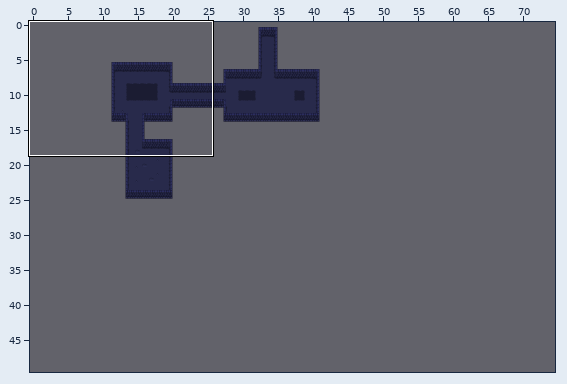
An edit to a level. Tiled map, assets/level.tmx. Above, an overview of the earlier version with the close-up marked.
Close-up. Old version:
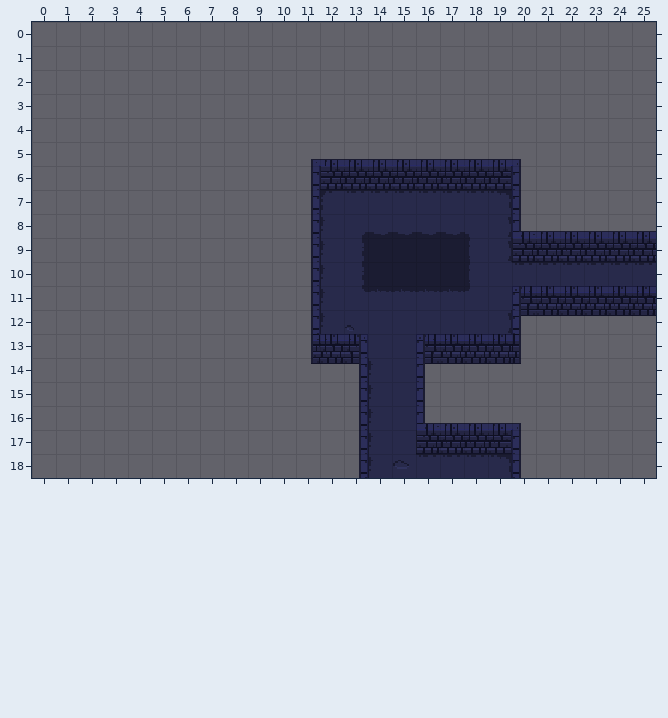
Cells are 16x16 px. Shown: x 0..25, y 0..18. The commit also changed other parts of the map, which this record leaves out. The old version is drawn lined up with the new one.
Once edited:
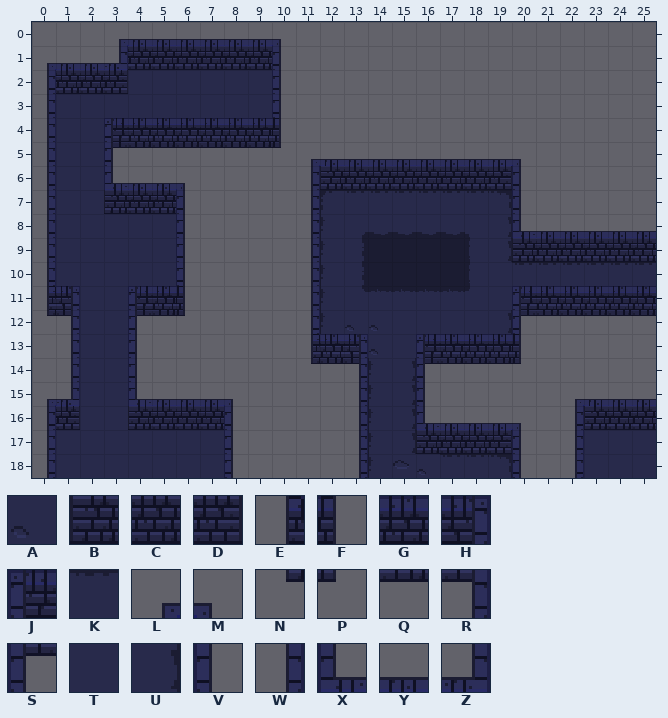
Key: from "default": A 2, B 3, C 4, D 5, E 6, F 7, G 8, H 9, J 10, K 17, L 19, M 21, N 22, P 23, Q 24, R 25, S 26, T 33, U 34, V 35, W 37, X 51, Y 52, Z 53.
_ is an empty cell.
Difference:
{"change": "map size 50x50 -> 75x50 cells"}
{"where": "layer \"background\""}
{"y":0,"x":3,"old":"________","new":"LYYYYYYM"}
{"y":1,"x":0,"old":"___________","new":"LYYZCCCCCCV"}
{"y":2,"x":0,"old":"___________","new":"WCCDTTTTTTV"}
{"y":3,"x":0,"old":"___________","new":"WTTTTTTTTTV"}
{"y":4,"x":0,"old":"___","new":"WTT"}
{"y":4,"x":10,"old":"_","new":"V"}
{"y":5,"x":0,"old":"____","new":"WTTV"}
{"y":6,"x":0,"old":"_______","new":"WTTXYYM"}
{"y":7,"x":0,"old":"_______","new":"WTTBCCV"}
{"y":8,"x":0,"old":"_______","new":"WTTTTTV"}
{"y":9,"x":0,"old":"_______","new":"WTTTTTV"}
{"y":10,"x":0,"old":"_______","new":"WTTTTTV"}
{"y":11,"x":2,"old":"__","new":"TT"}
{"y":12,"x":1,"old":"____","new":"WTTV"}
{"y":12,"x":14,"old":"T","new":"A"}
{"y":13,"x":1,"old":"____","new":"WTTV"}
{"y":13,"x":14,"old":"T","new":"A"}
{"y":14,"x":1,"old":"____","new":"WTTV"}
{"y":14,"x":15,"old":"T","new":"U"}
{"y":15,"x":0,"old":"_________","new":"LZTTXYYYM"}
{"y":15,"x":15,"old":"T","new":"U"}
{"y":15,"x":22,"old":"____","new":"LYYY"}
{"y":16,"x":0,"old":"_________","new":"WDTTBCCCV"}
{"y":16,"x":15,"old":"T","new":"U"}
{"y":16,"x":22,"old":"____","new":"WBCC"}
{"y":17,"x":0,"old":"_________","new":"WTTTTTTTV"}
{"y":17,"x":15,"old":"T","new":"U"}
{"y":17,"x":22,"old":"____","new":"WTTT"}
{"y":18,"x":0,"old":"_________","new":"WTTTTTTTV"}
{"y":18,"x":16,"old":"K","new":"A"}
{"y":18,"x":22,"old":"____","new":"WTTT"}
{"where": "layer \"foreground\""}
{"y":4,"x":3,"old":"________","new":"JGGGGGGF"}
{"y":5,"x":3,"old":"________","new":"SQQQQQQP"}
{"y":11,"x":0,"old":"__","new":"EH"}
{"y":11,"x":4,"old":"___","new":"JGF"}
{"y":12,"x":0,"old":"__","new":"NR"}
{"y":12,"x":4,"old":"___","new":"SQP"}
